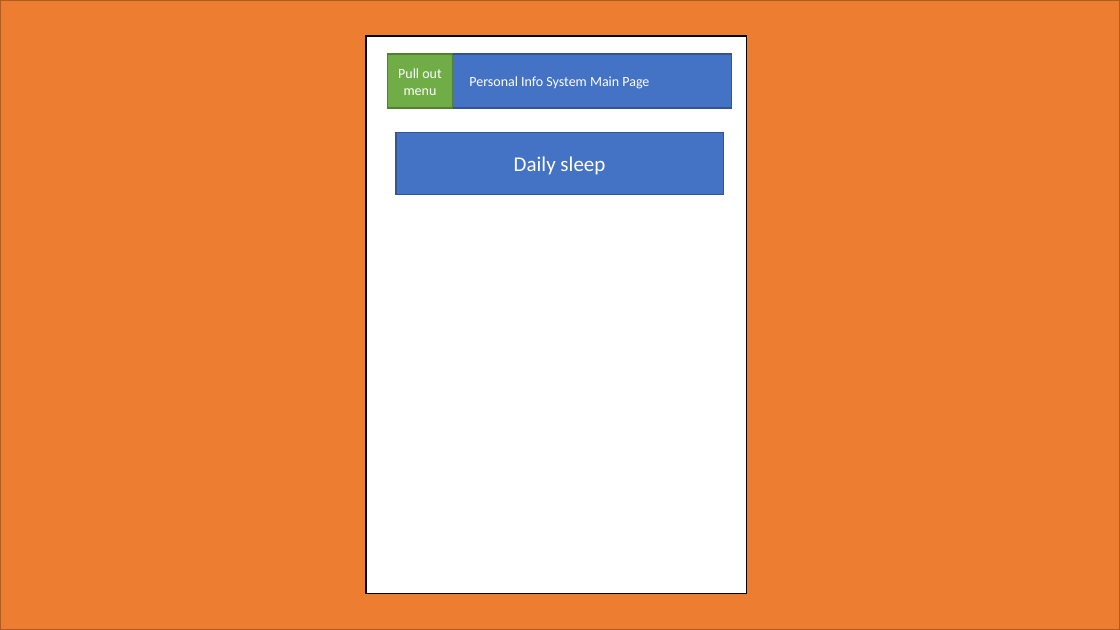
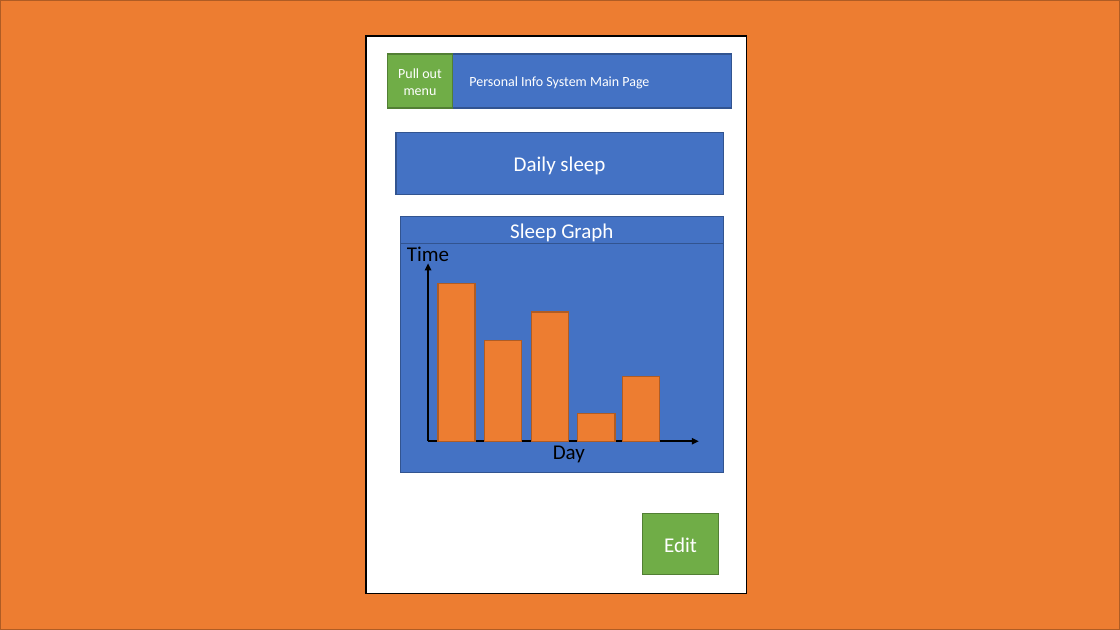
Before and after one commit to CM10313-Group-19/Personal-Infomatics-Software, a slide deck: slide 1 of ProjectInformation/Powerpoint designs/V1/powerpoint design.pptx. Drawn at 1120x630 pixels with LibreOffice and Linux fonts; fonts in the diff are those of the drawing. Boxes give left, top, right and bottom in pixels: in the first picture for what was removed or moved away, otherwise in the second. Text is boxed around its words. In the diff, an @@ line names an element or a change of style, - is before the commit and + after.

```diff
--- a/ProjectInformation/Powerpoint designs/V1/powerpoint design.pptx
+++ b/ProjectInformation/Powerpoint designs/V1/powerpoint design.pptx
@@ rectangle added at (401,217,723,244), fill #4472C4, outline #325491 1 pt, 18 pt, text #FFFFFF @@
+Sleep Graph
@@ rectangle added at (401,244,723,473), fill #4472C4, outline #325491 1 pt @@
@@ text added at (407,246,449,268), 18 pt, text #000000 @@
+Time
@@ arrow added from (429, 441) to (429, 264), #000000 1.5 pt @@
@@ rectangle added at (438,284,475,442), fill #ED7D31, outline #AF5C24 1 pt @@
@@ rectangle added at (531,312,568,441), fill #ED7D31, outline #AF5C24 1 pt @@
@@ rectangle added at (485,341,522,441), fill #ED7D31, outline #AF5C24 1 pt @@
@@ rectangle added at (623,376,660,441), fill #ED7D31, outline #AF5C24 1 pt @@
@@ rectangle added at (578,414,615,442), fill #ED7D31, outline #AF5C24 1 pt @@
@@ arrow added from (429, 441) to (699, 441), #000000 1.5 pt @@
@@ text added at (553,445,585,463), 18 pt, text #000000 @@
+Day
@@ rectangle added at (643,513,719,575), fill #70AD47, outline #538035 1 pt, 18 pt, text #FFFFFF @@
+Edit
```
Also in this commit, not shown: 6 other slides changed, 13 slides added.
